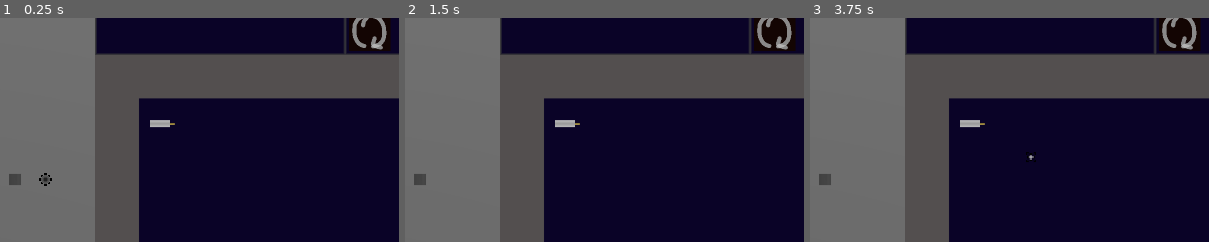
Above: before the commit, frames 1-3 (left to right).
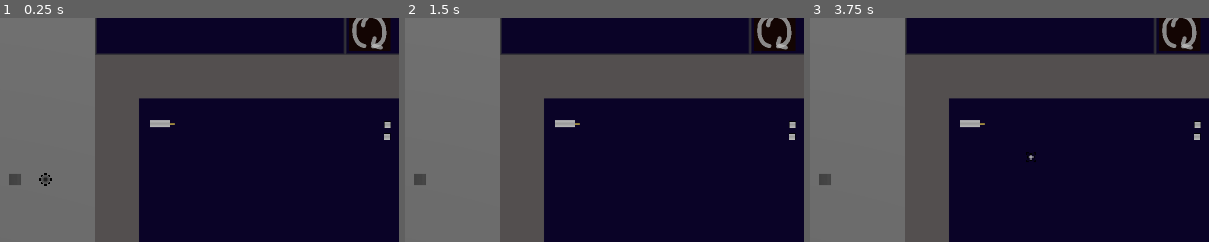
Above: after the commit, the same moments.

Repository: ponosnarassvete/space-shooter
Game: Godot game, scene res://scenes/core_scene_node.tscn
Same seed, same stepped clock (60 frames per second), same inputs: the game is played once before the commit and once after it.
Inputs (mouse positions are % of the whole screen's width and height, from its top left):
- Up to frame 1 (0.25 s): no input
- Up to frame 2 (1.5 s): click (91, 17) at 0.5 s; click (97, 17) at 1.25 s
- Up to frame 3 (3.75 s): click (97, 5) at 2 s; click (91, 5) at 2.75 s; tap Enter at 3.5 s; move the mouse to (72, 45) at 3.52 s; hold D (player_right) from 3.53 s (still down); hold E (player_interact) from 3.53 s (still down); click (72, 45) at 3.67 s
The pictures show only the part of the screen within x 44-94%, y 14-64%; the shares and areas given below are measured in that part.

The runs differ from the first frame. In frame 1, 0.1% of the frame differs, in the area x 96-98%, y 45-55%; in frame 2, 0.1%; in frame 3, 0.1%.

Commit message:
wires snap done, now logic behind it

Diff:
--- a/scenes/core_scene_node.tscn
+++ b/scenes/core_scene_node.tscn
@@ -106,4 +106,4 @@
 [editable path="Interface"]
 [editable path="Interface/NinePatchRect/Puzzle/Puzzle_Test"]
 [editable path="Interface/NinePatchRect/Puzzle/Puzzle_Test/Base_Rubbish"]
-[editable path="Interface/NinePatchRect/Puzzle/Puzzle_Test/Wire"]
+[editable path="Interface/NinePatchRect/Puzzle/Puzzle_Test/Wires/Wire"]
--- a/scenes/objects/puzzle_test.tscn
+++ b/scenes/objects/puzzle_test.tscn
@@ -1,8 +1,10 @@
-[gd_scene load_steps=4 format=3 uid="uid://50qtdeu7u7l4"]
+[gd_scene load_steps=6 format=3 uid="uid://50qtdeu7u7l4"]
 
 [ext_resource type="Script" path="res://scripts/environment/puzzles/puzzle_test.gd" id="1_ac74t"]
 [ext_resource type="PackedScene" uid="uid://cu4m2gm5eoqge" path="res://scenes/objects/base_rubbish.tscn" id="2_iu1fb"]
 [ext_resource type="PackedScene" uid="uid://d0os6vikfl7nt" path="res://scenes/objects/wire.tscn" id="3_un02x"]
+[ext_resource type="Texture2D" uid="uid://co3j3ur8h7lur" path="res://textures/puzzle/wire_target.png" id="4_kxjed"]
+[ext_resource type="Script" path="res://scripts/environment/puzzles/snap_to_target_2d.gd" id="5_tgl8i"]
 
 [node name="Puzzle_Test" type="Node"]
 script = ExtResource("1_ac74t")
@@ -14,13 +16,6 @@
 [node name="Clamp_2D" parent="Base_Rubbish" index="1" node_paths=PackedStringArray("interface_rect")]
 interface_rect = NodePath("../../ReferenceRect")
 
-[node name="Wire" parent="." instance=ExtResource("3_un02x")]
-position = Vector2(1244, 406)
-scale = Vector2(0.25, 0.25)
-
-[node name="Clamp_2D" parent="Wire" index="1" node_paths=PackedStringArray("interface_rect")]
-interface_rect = NodePath("../../ReferenceRect")
-
 [node name="ReferenceRect" type="ReferenceRect" parent="."]
 offset_left = 1184.0
 offset_top = 344.0
@@ -29,5 +24,35 @@
 border_width = 2.2
 metadata/_edit_lock_ = true
 
+[node name="Wires_and_Targets" type="Node" parent="."]
+
+[node name="Snap" type="Node" parent="Wires_and_Targets"]
+script = ExtResource("5_tgl8i")
+object_name = "Wire"
+target_name = "Target"
+
+[node name="Wire" parent="Wires_and_Targets" instance=ExtResource("3_un02x")]
+z_index = 1
+texture_filter = 1
+position = Vector2(1244, 406)
+scale = Vector2(0.25, 0.25)
+
+[node name="Clamp_2D" parent="Wires_and_Targets/Wire" index="1" node_paths=PackedStringArray("interface_rect")]
+interface_rect = NodePath("../../../ReferenceRect")
+
+[node name="Target" type="Sprite2D" parent="Wires_and_Targets"]
+z_index = 2
+texture_filter = 1
+position = Vector2(1758, 408)
+scale = Vector2(0.25, 0.25)
+texture = ExtResource("4_kxjed")
+
+[node name="Target2" type="Sprite2D" parent="Wires_and_Targets"]
+z_index = 2
+texture_filter = 1
+position = Vector2(1757, 437)
+scale = Vector2(0.25, 0.25)
+texture = ExtResource("4_kxjed")
+
 [editable path="Base_Rubbish"]
-[editable path="Wire"]
+[editable path="Wires_and_Targets/Wire"]
--- a/scenes/objects/snap_to_target_2d.gd
+++ /dev/null
@@ -1,21 +0,0 @@
-extends Node2D
-
-# Set the list of target positions
-var target_positions = []  # Store target (endpoint) positions
-
-# Called when the node enters the scene
-func _ready():
-	# Assume the nodes named "Target" are the endpoints
-	for child in get_parent().get_children():
-		if child.name == "Target":
-			target_positions.append(child.position)  # Collect target positions (endpoints)
-
-# Call this function when dragging ends (you can hook this into your reusable dragging node)
-func on_drag_end(wire_node: Node2D):
-	var snap_threshold = 20  # Distance threshold for snapping
-
-	# Check if the wire is near any target position
-	for target_pos in target_positions:
-		if wire_node.position.distance_to(target_pos) < snap_threshold:
-			wire_node.position = target_pos  # Snap the wire to the target
-			break
--- a/scenes/objects/wire.tscn
+++ b/scenes/objects/wire.tscn
@@ -1,9 +1,8 @@
-[gd_scene load_steps=5 format=3 uid="uid://d0os6vikfl7nt"]
+[gd_scene load_steps=4 format=3 uid="uid://d0os6vikfl7nt"]
 
 [ext_resource type="Texture2D" uid="uid://b7hs8oabdsa00" path="res://textures/puzzle/wire.png" id="1_e8jxw"]
 [ext_resource type="Script" path="res://scripts/environment/puzzles/dragging_2d.gd" id="2_e24ae"]
 [ext_resource type="Script" path="res://scripts/environment/puzzles/clamp_2d.gd" id="3_l43b7"]
-[ext_resource type="Script" path="res://scenes/objects/snap_to_target_2d.gd" id="4_mqmf8"]
 
 [node name="Wire" type="Sprite2D"]
 texture = ExtResource("1_e8jxw")
@@ -15,6 +14,3 @@
 [node name="Clamp_2D" type="Node" parent="." node_paths=PackedStringArray("object")]
 script = ExtResource("3_l43b7")
 object = NodePath("..")
-
-[node name="Node" type="Node" parent="."]
-script = ExtResource("4_mqmf8")
--- /dev/null
+++ b/scripts/environment/puzzles/snap_to_target_2d.gd
@@ -0,0 +1,23 @@
+class_name Snap_to_Target_2D
+extends Node
+
+@export var object_name: String = ""
+@export var target_name: String = ""
+@export var snap_threshold: int = 20
+var target_positions: Array = []
+var objects: Array = []
+
+func _ready():
+	for child in get_parent().get_children():
+		if child.name.begins_with(target_name):
+			target_positions.append(child.position)
+		else:
+			if child.name.begins_with(object_name):
+				objects.append(child)
+
+func _process(delta: float) -> void:
+	for target_pos in target_positions:
+		for i in objects.size():
+			if objects[i].position.distance_to(target_pos) < snap_threshold:
+				objects[i].position = target_pos
+				break
Binary file added: textures/puzzle/wire_target.png
Not shown, added: textures/puzzle/wire_target.png.import
Not shown, changed: textures/puzzle/wire.xcf
